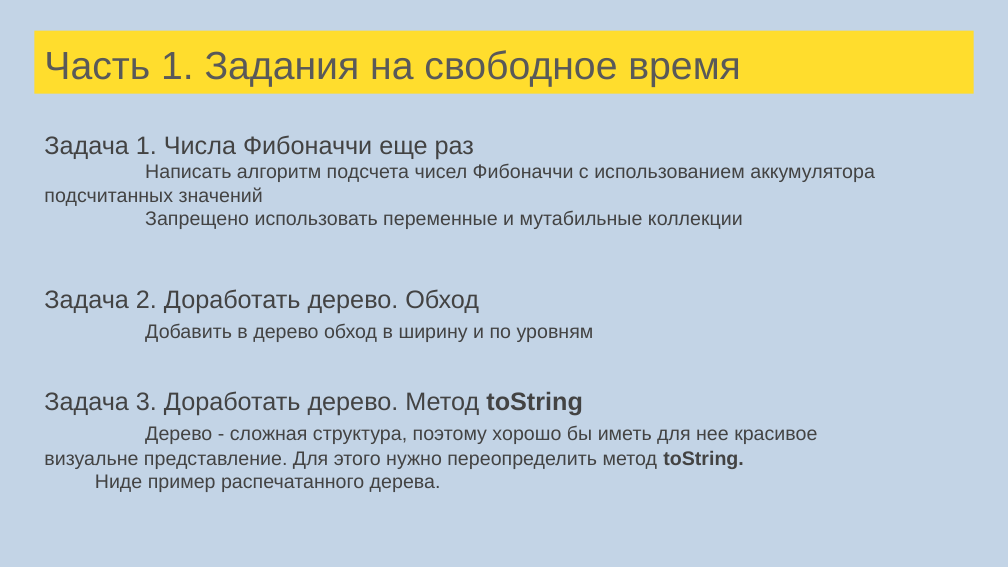
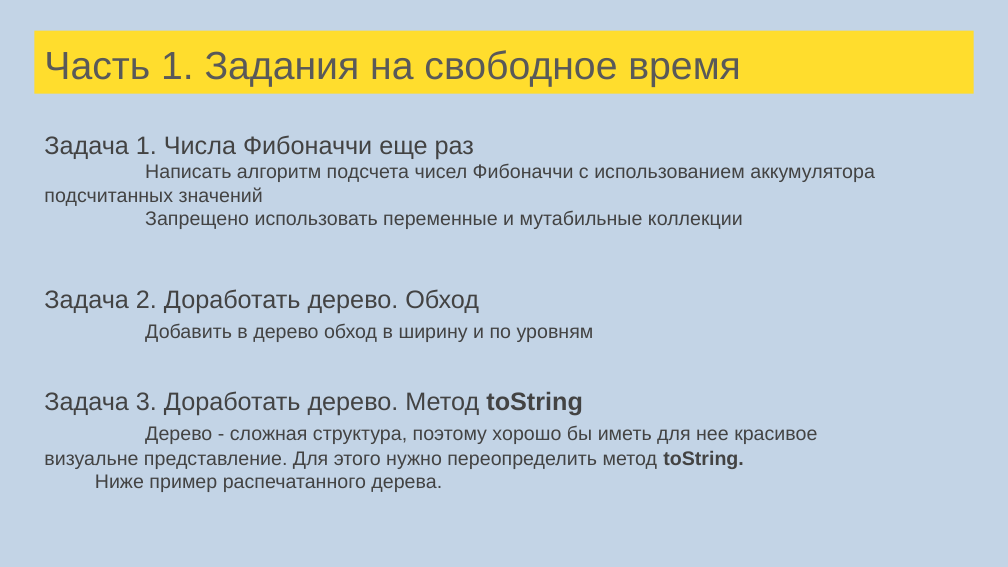
Before and after one commit to tralfamadore/ScalaLectures, a slide deck: slide 74 of src/main/resources/Лекции Scala для FinTech.pptx. Drawn at 1008x567 pixels with LibreOffice and Linux fonts; fonts in the diff are those of the drawing. Boxes give left, top, right and bottom in pixels: in the first picture for what was removed or moved away, otherwise in the second. Text is boxed around its words. In the diff, an @@ line names an element or a change of style, - is before the commit and + after.

```diff
--- a/src/main/resources/Лекции Scala для FinTech.pptx
+++ b/src/main/resources/Лекции Scala для FinTech.pptx
@@ text at (95, 474, 442, 492): text changed @@
-Ниде пример распечатанного дерева.
+Ниже пример распечатанного дерева.
```
Also in this commit, not shown: 5 other slides changed, 5 other files.
